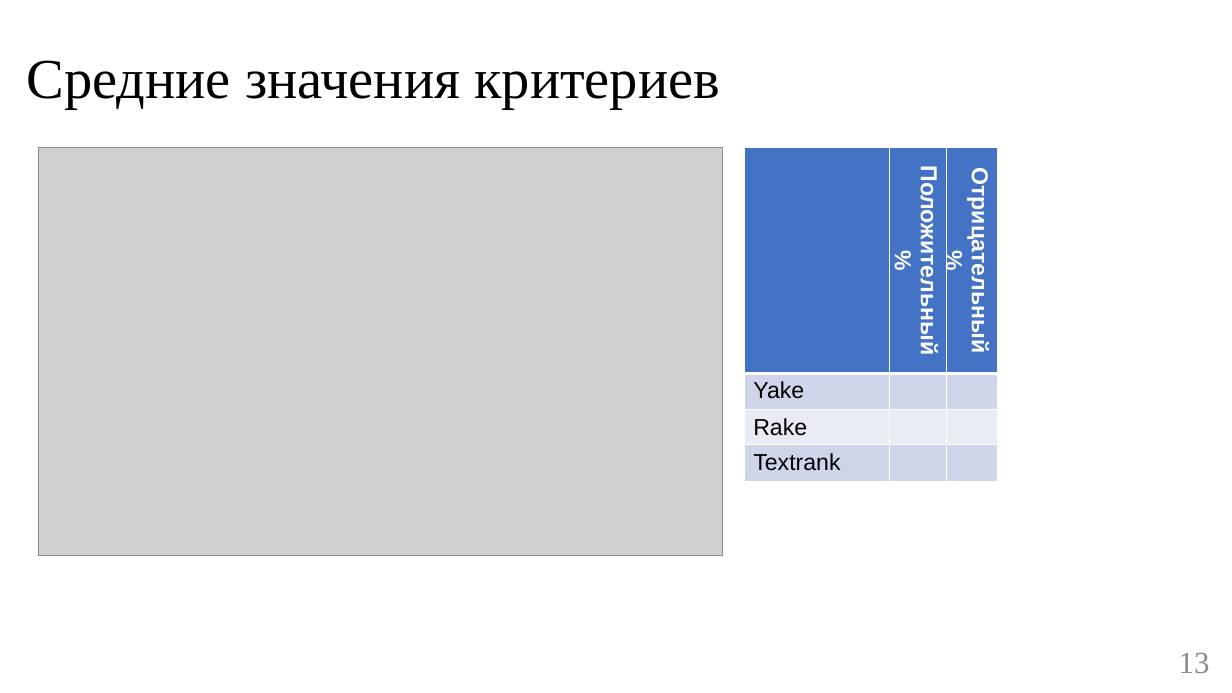
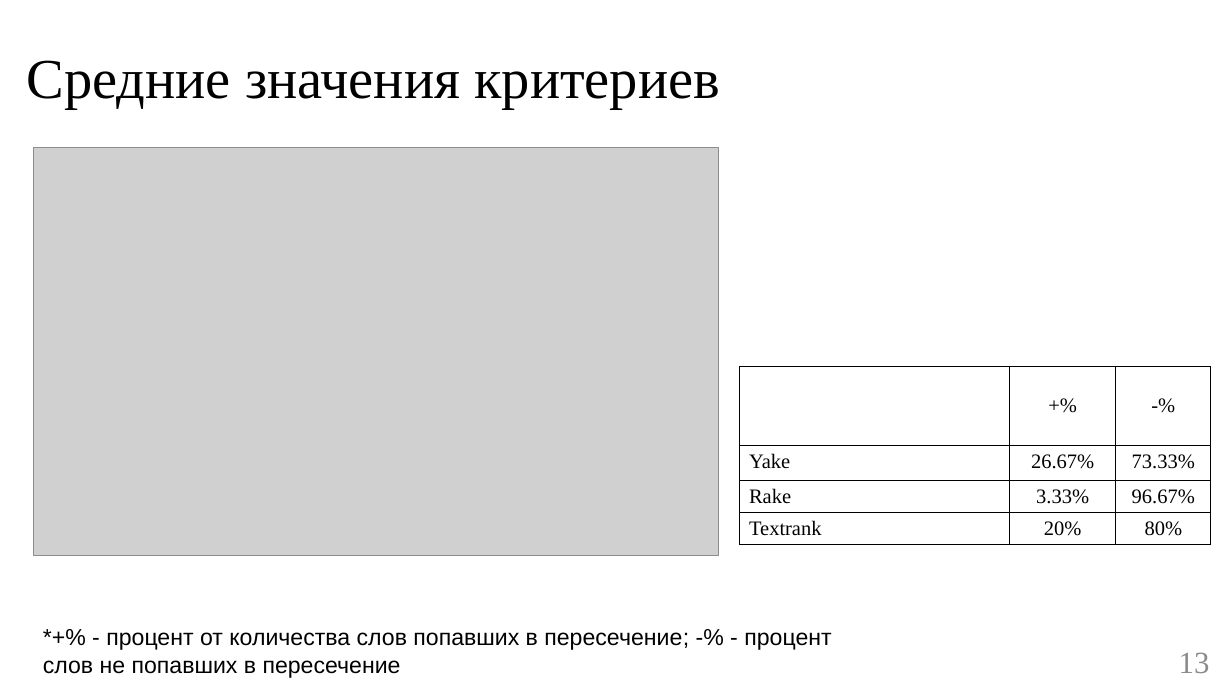
Before and after one commit to BroBezzubik/Diplome2021, a slide deck: slide 13 of Защита/Презентация_кор.pptx. Drawn at 1232x693 pixels with LibreOffice and Linux fonts; fonts in the diff are those of the drawing; grey boxes stand for pictures. Boxes give left, top, right and bottom in pixels: in the first picture for what was removed or moved away, otherwise in the second. Text is boxed around its words. In the diff, an @@ line names an element or a change of style, - is before the commit and + after.

```diff
--- a/Защита/Презентация_кор.pptx
+++ b/Защита/Презентация_кор.pptx
@@ picture: place and size @@
-picture at [39, 147, 724, 555]
+picture at [33, 147, 718, 555]
@@ table at [740, 366, 1212, 548] @@
-row 1, column 2: Положительный %
+row 1, column 2: +%
-row 1, column 3: Отрицательный %
+row 1, column 3: -%
-row 2, column 2: 
+row 2, column 2: 26.67%
-row 2, column 3: 
+row 2, column 3: 73.33%
-row 3, column 2: 
+row 3, column 2: 3.33%
-row 3, column 3: 
+row 3, column 3: 96.67%
-row 4, column 2: 
+row 4, column 2: 20%
-row 4, column 3: 
+row 4, column 3: 80%
@@ fill #4472C4 to none in 2 cells @@
@@ fill #CFD5EA to none in 6 cells @@
@@ fill #E9EBF5 to none in row 3 @@
@@ size 18 to 16 pt, font Arial to Times New Roman in "Yake", "Rake", "Textrank" @@
@@ borders changed @@
@@ table: place and size @@
-table at [744, 147, 997, 475]
+table at [740, 366, 1212, 548]
@@ text added at [43, 632, 831, 678], 18 pt, text #000000 @@
+*+% - процент от количества слов попавших в пересечение; -% - процент слов не попавших в пересечение
```
Also in this commit, not shown: 8 other slides changed, 8 other files.
